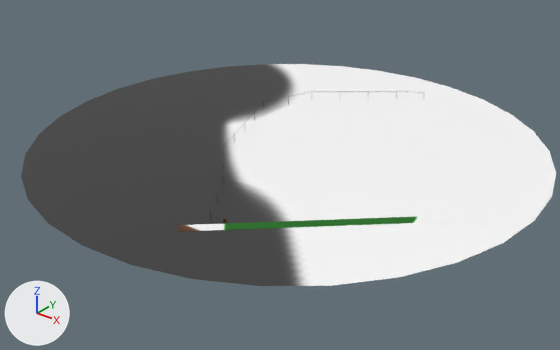
A saved change to the Blender file Models/SalleFinStuff.blend.
Both versions are drawn from a 50 mm camera at (1376.0, -1760.0, 949.0) aimed at (12.0, -55.0, -108.0). Lighting does not change. The marker at lower left points along +X, +Y and +Z.
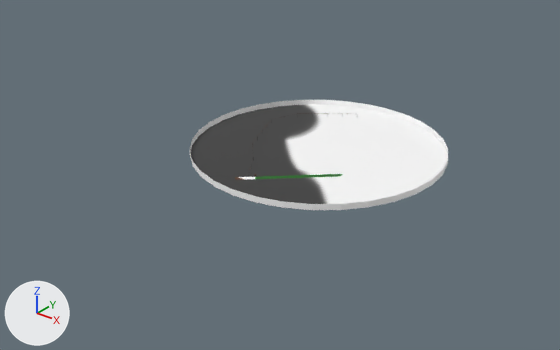
Boxes [x1, y1, x2, y2] around the edits, measured in the pictures (560 x 350 px; the box of a moved part takes in the faces that stretch with it):
'Cube', reshaped (52% narrower, 50% shorter): before [21, 64, 556, 286]; after [190, 100, 448, 210]
part 1 of me_cube_001, moved or reshaped: before [178, 214, 493, 232]; after [235, 173, 376, 180]
part 2 of me_cube_001, added: after [190, 100, 448, 210]
part 3 of me_cube_001, deleted: before [21, 64, 556, 286]

The edits, one by one:
me_cube_001 is used by ob_cube; location (103.0, -436.0, 12.0); rotation (-0.0123, -0.067, 0.405), in degrees (-0.7, -3.8, 23); scale (0.399, 0.399, 0.399).
me_cube_001 had 1414 vertices, 930 faces, 2 loose edges and spanned x -1813.0..2188.0, y -899.0..3111.0, z -213.0..60.0.
me_cube_001 now has 1446 vertices, 962 faces, 2 loose edges and spans x -511.0..1430.0, y 14.0..1957.0, z -141.0..37.0.
me_cube_001 part 1: the loose piece of 8 vertices spanning x -138.0..1773.0, y -427.0..327.0, z -194.0..-71.0 is scaled about its middle by 0.5, then moved by (-339.0, 559.0, 50.0).
me_cube_001 part 2: a new loose piece of 64 vertices spanning x -511.0..1430.0, y 14.0..1957.0, z -141.0..37.0, in mat_sallefin_png_004 (picture img_sallefin_png_004).
me_cube_001 part 3: 32 vertices removed from x -1813.0..2188.0, y -899.0..3111.0, z -213.0..60.0.
